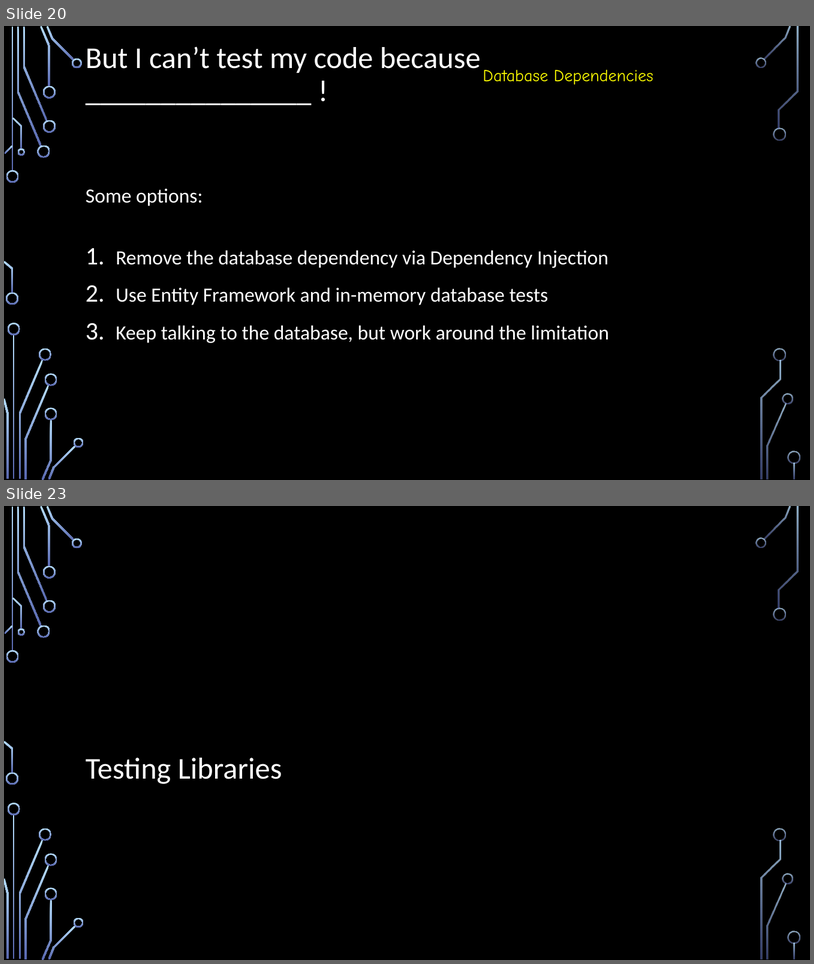
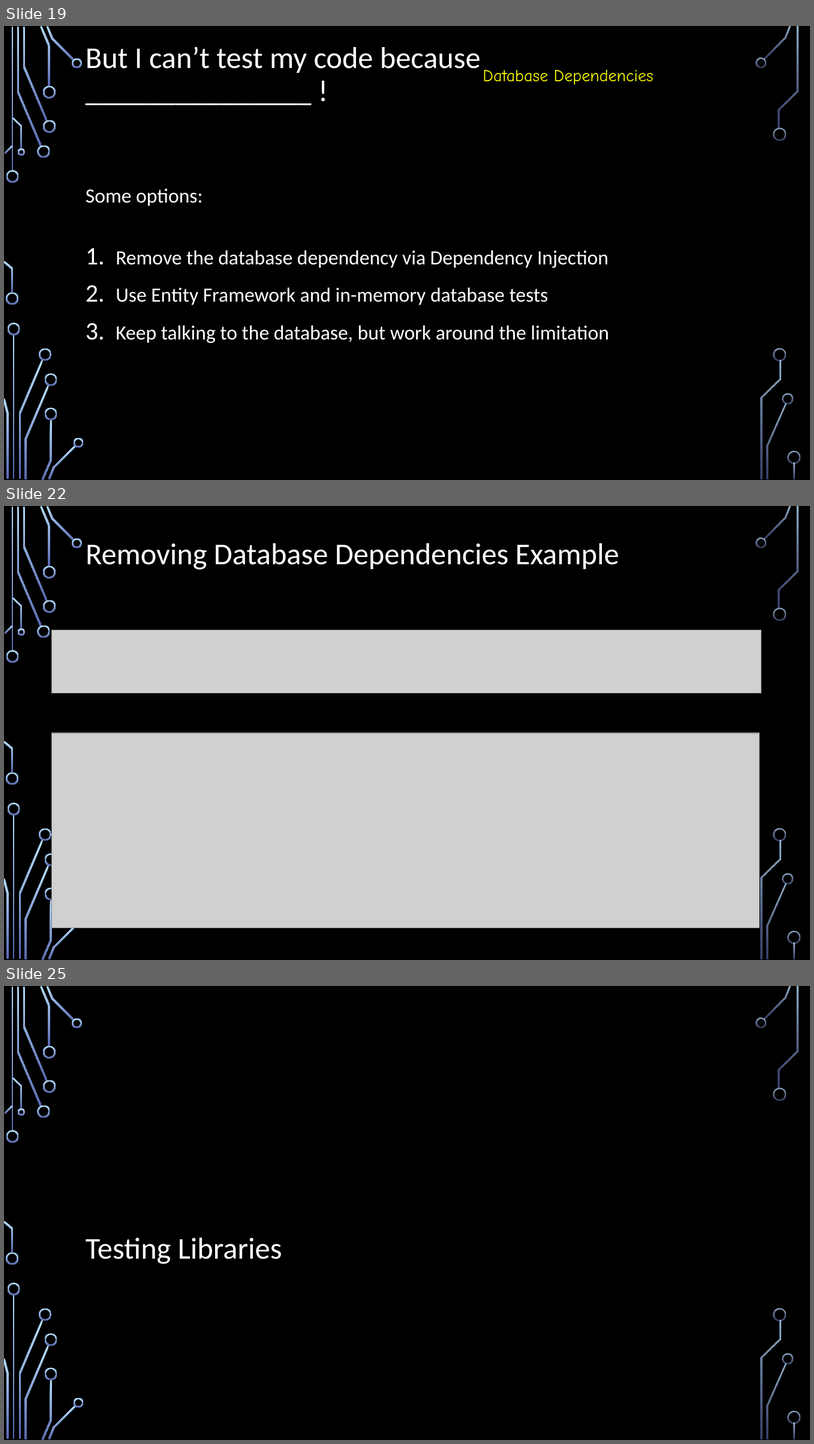
Before and after one commit to IntegerMan/SoftwareQualityTalk, a slide deck: Software Quality Recipes for Legacy.pptx. Shown one above the other, each under a label of ours: slides 20 and 23 before the commit, slides 19, 22 and 25 after it; the slides between them are not shown. The pictures are 814x964 and 814x1444 pixels, drawn with LibreOffice and Linux fonts; fonts in the diff are those of the drawing; grey boxes stand for pictures; background and template pictures are left out. Boxes give left, top, right and bottom in pixels: in the first picture for what was removed or moved away, otherwise in the second. Text is boxed around its words. In the diff, an @@ line names an element or a change of style, - is before the commit and + after.

```diff
--- a/Software Quality Recipes for Legacy.pptx
+++ b/Software Quality Recipes for Legacy.pptx
@@ slide 22 added at (4, 506, 810, 960), background picture (left out); not listed: 36 template elements that a slide beside it also shows @@
@@ text added at (86, 543, 620, 570), 36 pt, text #FFFFFF @@
+Removing Database Dependencies Example
@@ picture added at (52, 630, 762, 693) @@
@@ picture added at (52, 733, 760, 928) @@
@@ what was slide 20 is now slide 19 @@
@@ what was slide 23 is now slide 25 @@
```
Also in this commit, not shown: 9 slides changed, 6 other slides added, 5 slides removed, 4 other files.
